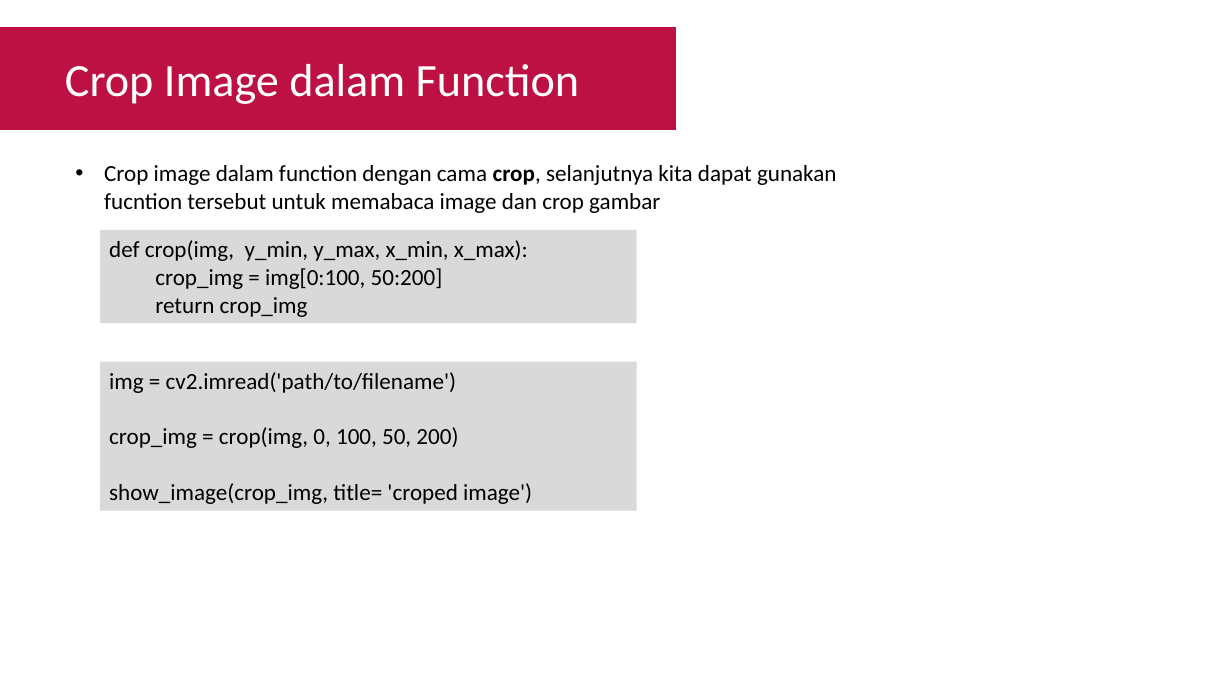
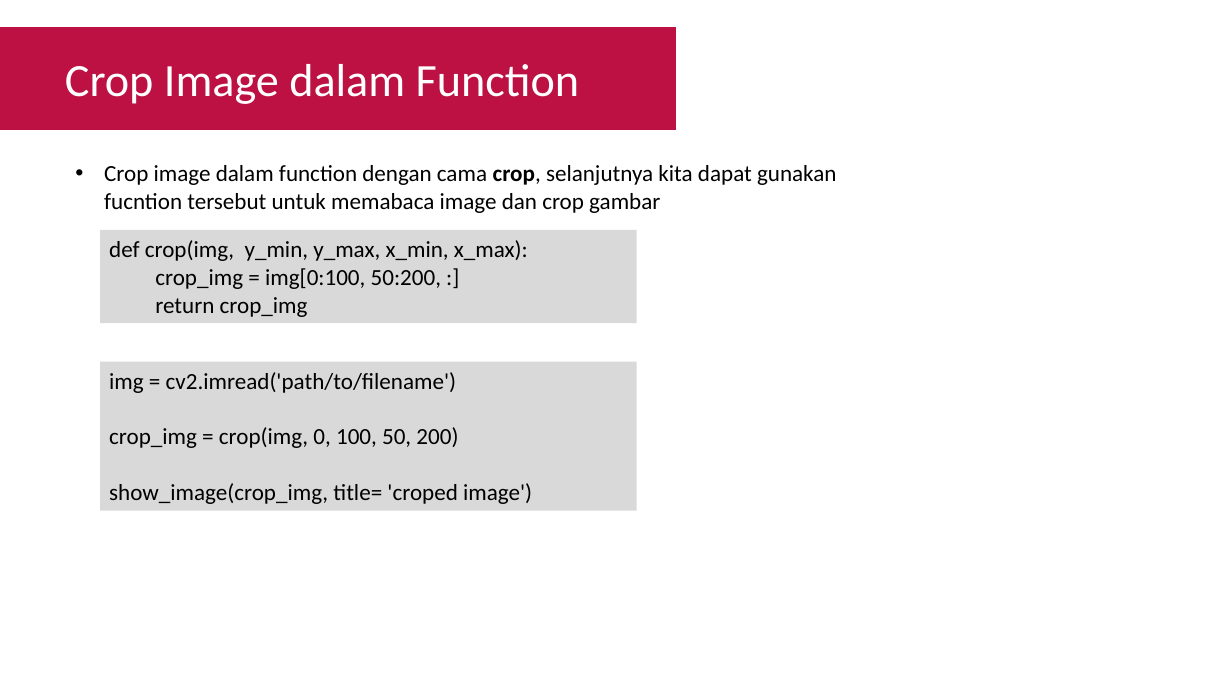
Before and after one commit to Muhammad-Yunus/Materi-Training, a slide deck: slide 6 of A. Raspberry Pi - Image Processing/#6 - Computer Vision Part 2 (Crop, Resize, Convert Color)/P6 - Computer Vision Part 2 (Crop, Resize, Convert Color).pptx. Drawn at 1232x693 pixels with LibreOffice and Linux fonts; fonts in the diff are those of the drawing. Boxes give left, top, right and bottom in pixels: in the first picture for what was removed or moved away, otherwise in the second. Text is boxed around its words. In the diff, an @@ line names an element or a change of style, - is before the commit and + after.

```diff
--- a/A. Raspberry Pi - Image Processing/#6 - Computer Vision Part 2 (Crop, Resize, Convert Color)/P6 - Computer Vision Part 2 (Crop, Resize, Convert Color).pptx
+++ b/A. Raspberry Pi - Image Processing/#6 - Computer Vision Part 2 (Crop, Resize, Convert Color)/P6 - Computer Vision Part 2 (Crop, Resize, Convert Color).pptx
@@ text in rectangle at [155, 268, 441, 289]: text changed @@
-  crop_img = img[0:100, 50:200]
+  crop_img = img[0:100, 50:200, :]
```
Also in this commit, not shown: 5 other slides changed, 2 slides added, 1 other file.
